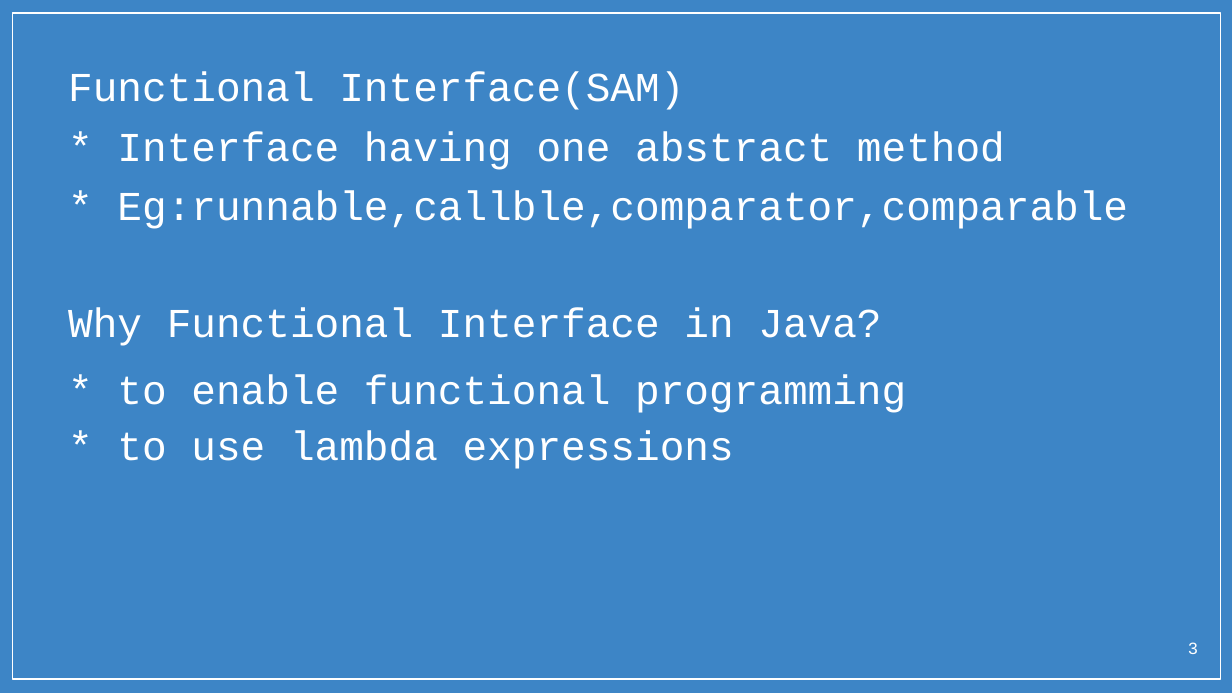
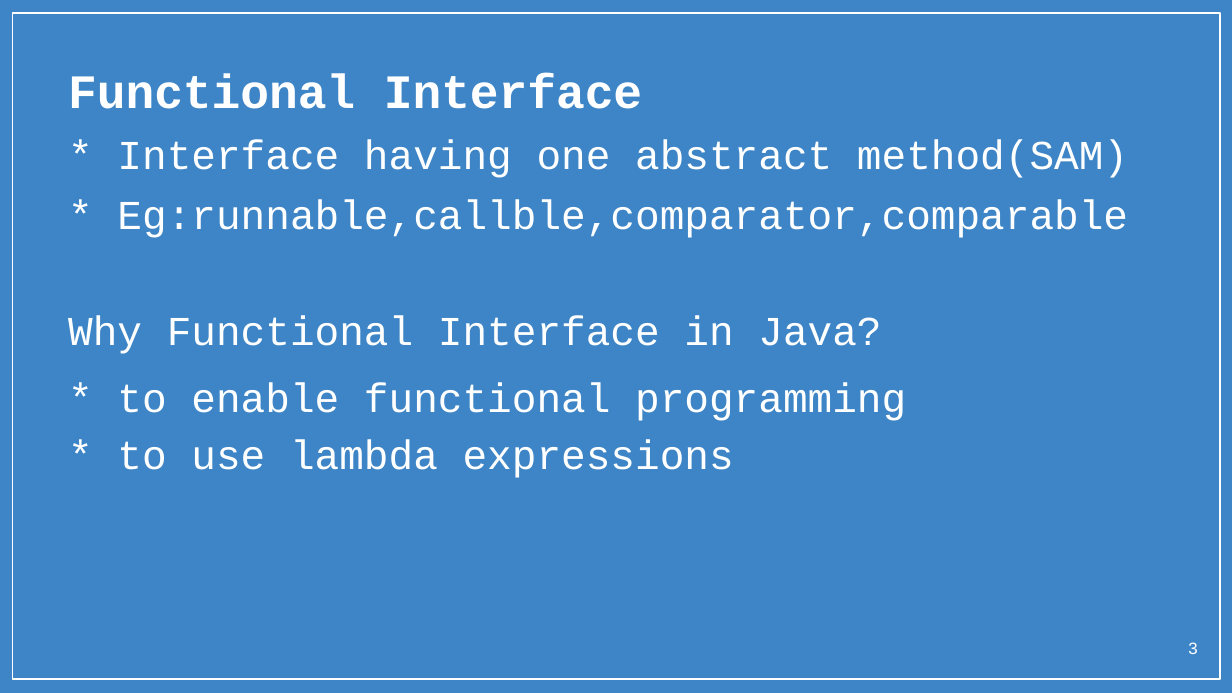
Before and after one commit to ghousek1/trashcan, a slide deck: slide 3 of Java8Features.pptx. Drawn at 1232x693 pixels with LibreOffice and Linux fonts; fonts in the diff are those of the drawing; background and template pictures are left out. Boxes give left, top, right and bottom in pixels: in the first picture for what was removed or moved away, otherwise in the second. Text is boxed around its words. In the diff, an @@ line names an element or a change of style, - is before the commit and + after.

```diff
--- a/Java8Features.pptx
+++ b/Java8Features.pptx
@@ text at (68, 74, 1128, 178): text changed @@
-Functional Interface(SAM)
-* Interface having one abstract method
+Functional Interface
+* Interface having one abstract method(SAM)
```
Also in this commit, not shown: 11 other slides changed, 2 slides added, 1 slide removed.
